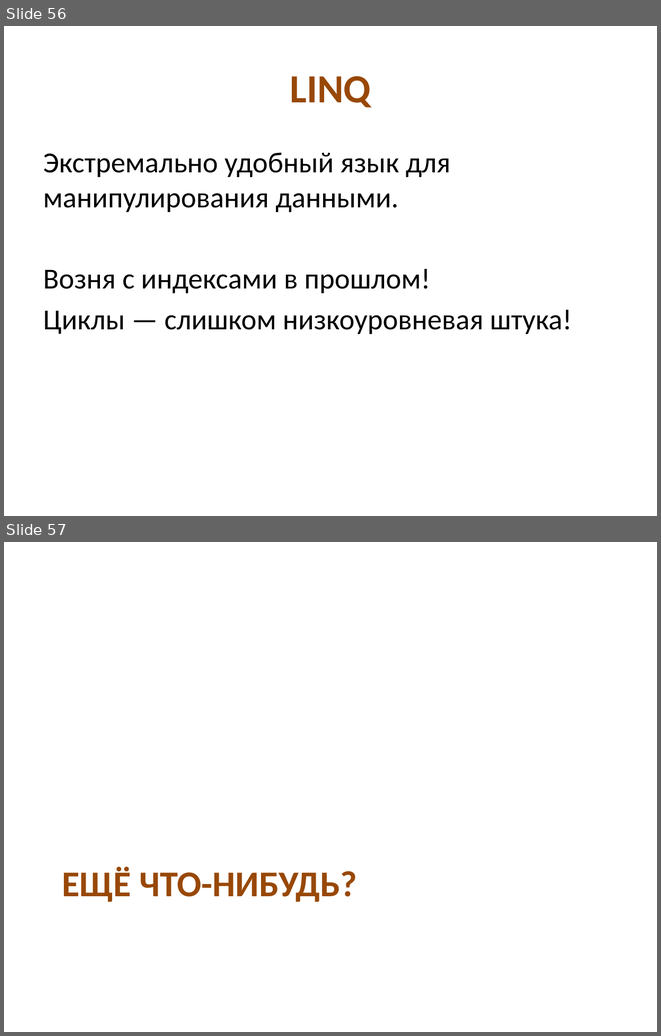
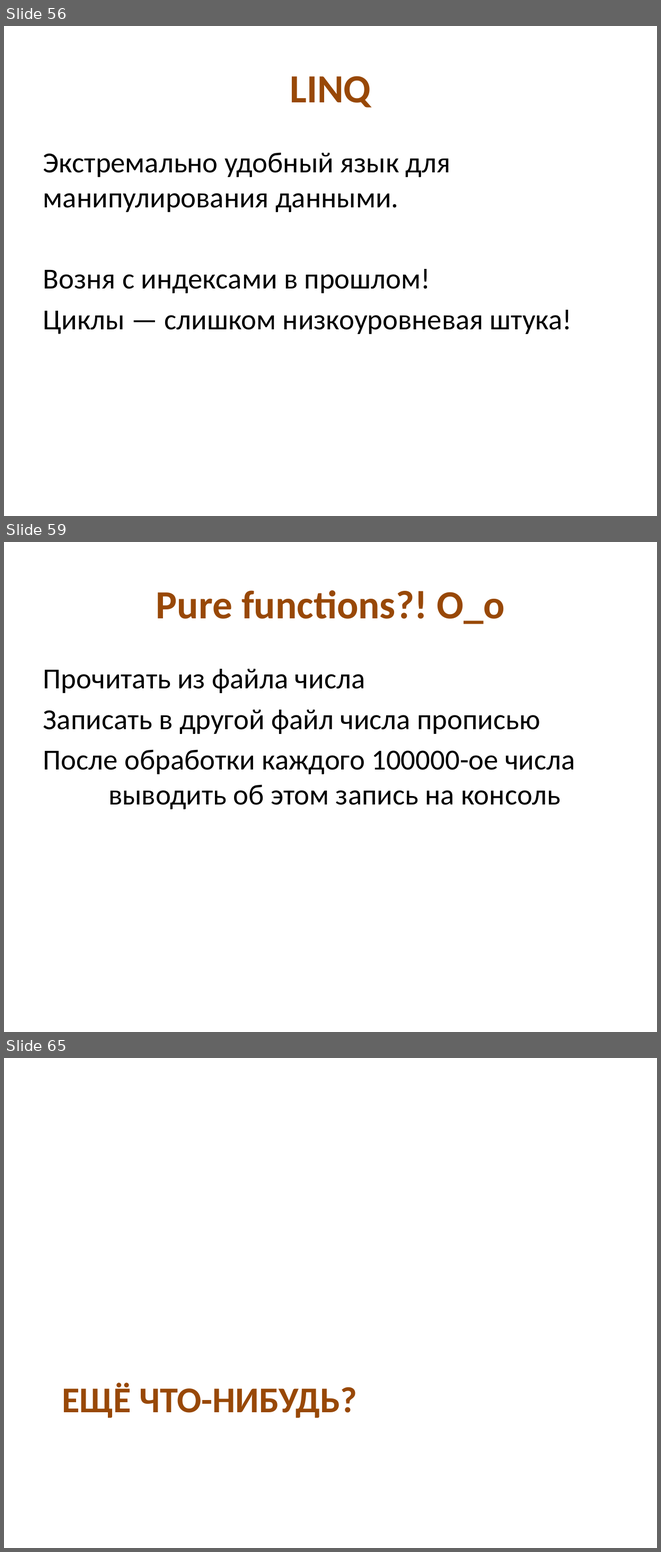
Before and after one commit to kontur-edu/kampus-ekb-2013-11, a slide deck: 02-CleanCode&Testing/CleanCode.pptx. Shown one above the other, each under a label of ours: slides 56 and 57 before the commit, slides 56, 59 and 65 after it; the slides between them are not shown. The pictures are 661x1036 and 661x1552 pixels, drawn with LibreOffice and Linux fonts; fonts in the diff are those of the drawing. Boxes give left, top, right and bottom in pixels: in the first picture for what was removed or moved away, otherwise in the second. Text is boxed around its words. In the diff, an @@ line names an element or a change of style, - is before the commit and + after.

```diff
--- a/02-CleanCode&Testing/CleanCode.pptx
+++ b/02-CleanCode&Testing/CleanCode.pptx
@@ slide 59 added at bbox=[4, 542, 657, 1032], background #FFFFFF @@
@@ title added at bbox=[156, 590, 505, 624], 44 pt, text #984807, bold @@
+Pure functions?! O_o
@@ text added at bbox=[43, 669, 575, 809], 32 pt, text #000000 @@
+Прочитать из файла числа
+Записать в другой файл числа прописью
+После обработки каждого 100000-ое числа
+выводить об этом запись на консоль
@@ what was slide 57 is now slide 65 @@
```
Also in this commit, not shown: 6 slides changed, 7 other slides added, 2 other files.
